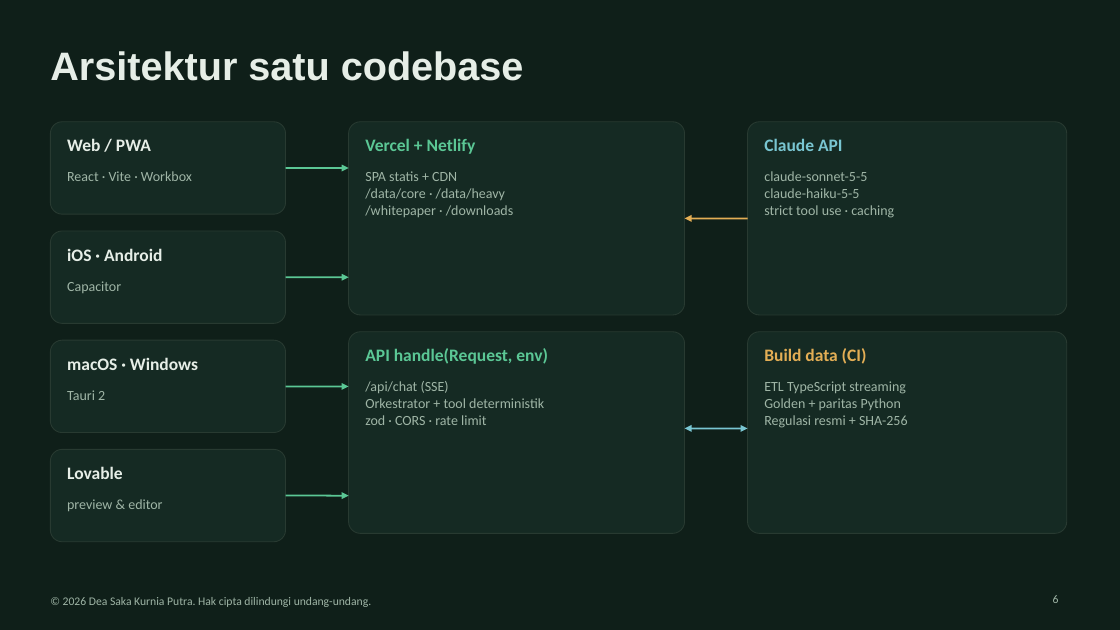
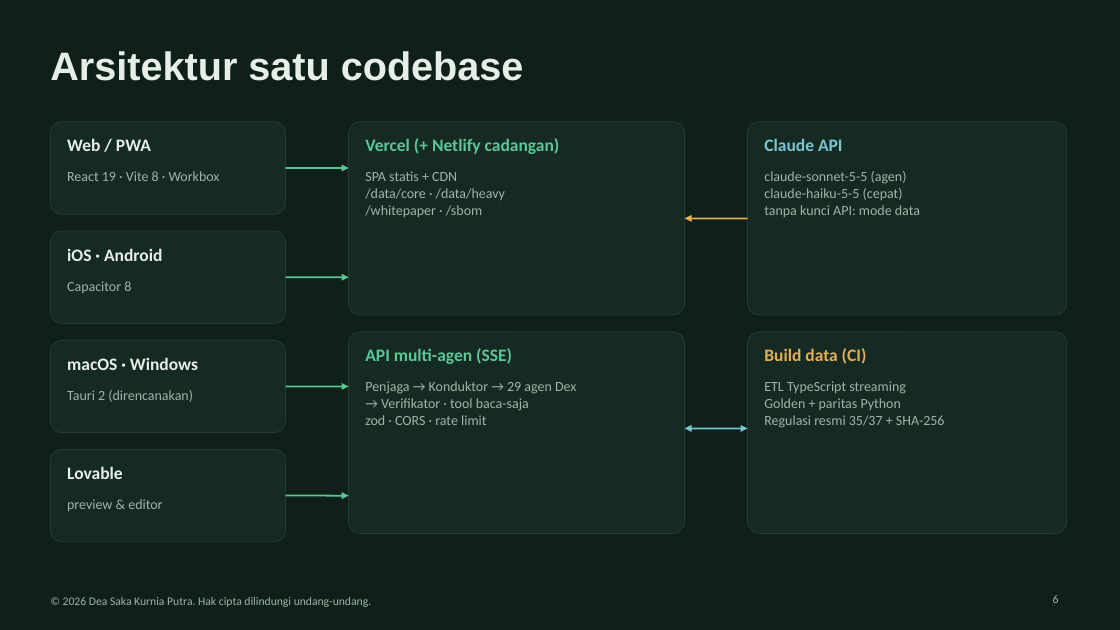
Before and after one commit to DSKPutra/askfolio, a slide deck: slide 6 of kit/whitepaper/Finandex_UTS_Kelompok.pptx. Drawn at 1120x630 pixels with LibreOffice and Linux fonts; fonts in the diff are those of the drawing. Boxes give left, top, right and bottom in pixels: in the first picture for what was removed or moved away, otherwise in the second. Text is boxed around its words. In the diff, an @@ line names an element or a change of style, - is before the commit and + after.

```diff
--- a/kit/whitepaper/Finandex_UTS_Kelompok.pptx
+++ b/kit/whitepaper/Finandex_UTS_Kelompok.pptx
@@ text at <box>365,138,560,154</box>: text changed @@
-Vercel + Netlify
+Vercel (+ Netlify cadangan)
@@ text at <box>67,171,220,181</box>: text changed @@
-React · Vite · Workbox
+React 19 · Vite 8 · Workbox
@@ text at <box>764,171,920,217</box>: text changed @@
-claude-sonnet-5-5
-claude-haiku-5-5
-strict tool use · caching
+claude-sonnet-5-5 (agen)
+claude-haiku-5-5 (cepat)
+tanpa kunci API: mode data
@@ text at <box>365,205,483,217</box>: text changed @@
-/whitepaper · /downloads
+/whitepaper · /sbom
@@ text at <box>67,281,131,293</box>: text changed @@
-Capacitor
+Capacitor 8
@@ text at <box>365,348,512,364</box>: text changed @@
-API handle(Request, env)
+API multi-agen (SSE)
@@ text at <box>365,381,576,411</box>: text changed @@
-/api/chat (SSE)
-Orkestrator + tool deterministik
+Penjaga → Konduktor → 29 agen Dex
+→ Verifikator · tool baca-saja
@@ text at <box>67,390,193,402</box>: text changed @@
-Tauri 2
+Tauri 2 (direncanakan)
@@ text at <box>764,415,945,428</box>: text changed @@
-Regulasi resmi + SHA-256
+Regulasi resmi 35/37 + SHA-256
```
Also in this commit, not shown: 12 other slides changed, 2 slides added, 9 other files.
